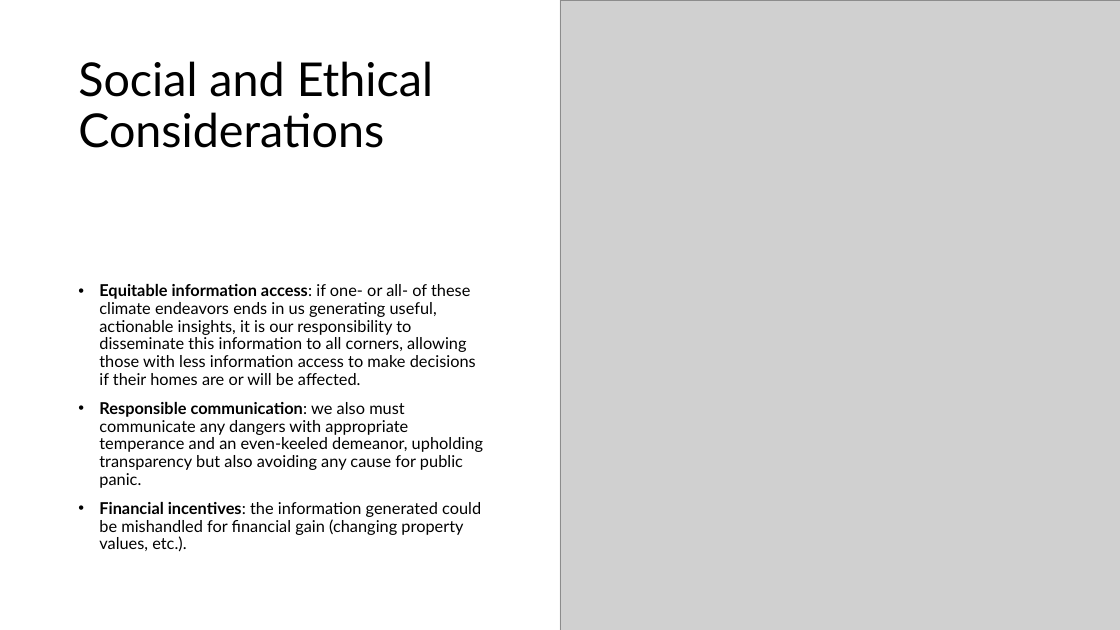
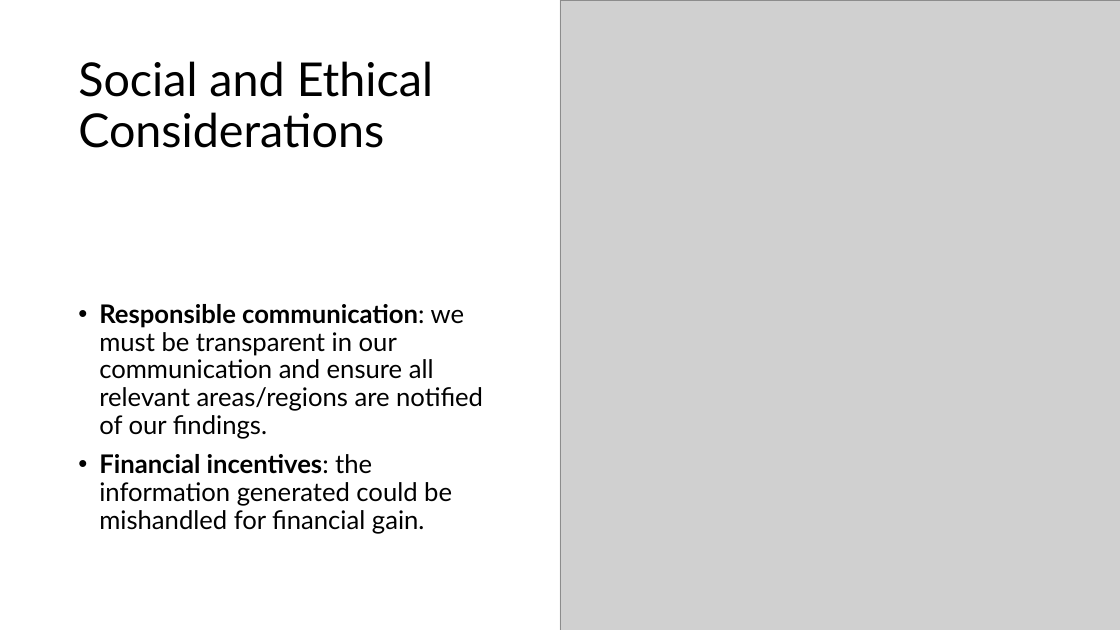
Before and after one commit to john-phil/ClimateWins-Unsupervised-ML, a slide deck: slide 12 of Project Overview/ClimateWins Final Presentation.pptx (slide 13 before the commit). Drawn at 1120x630 pixels with LibreOffice and Linux fonts; fonts in the diff are those of the drawing; grey boxes stand for pictures. Boxes give left, top, right and bottom in pixels: in the first picture for what was removed or moved away, otherwise in the second. Text is boxed around its words. In the diff, an @@ line names an element or a change of style, - is before the commit and + after.

```diff
--- a/Project Overview/ClimateWins Final Presentation.pptx
+++ b/Project Overview/ClimateWins Final Presentation.pptx
@@ text at (x1=99, y1=304, x2=483, y2=534): text changed; size 14 to 22 pt @@
-• Equitable information access: if one- or all- of these climate endeavors ends in us generating useful, actionable insights, it is our responsibility to disseminate this information to all corners, allowing those with less information access to make decisions if their homes are or will be affected.
-• Responsible communication: we also must communicate any dangers with appropriate temperance and an even-keeled demeanor, upholding transparency but also avoiding any cause for public panic.
-• Financial incentives: the information generated could be mishandled for financial gain (changing property values, etc.).
+• Responsible communication: we must be transparent in our communication and ensure all relevant areas/regions are notified of our findings.
+• Financial incentives: the information generated could be mishandled for financial gain.
```
Also in this commit, not shown: 7 other slides changed, 1 slide added, 2 slides removed.
